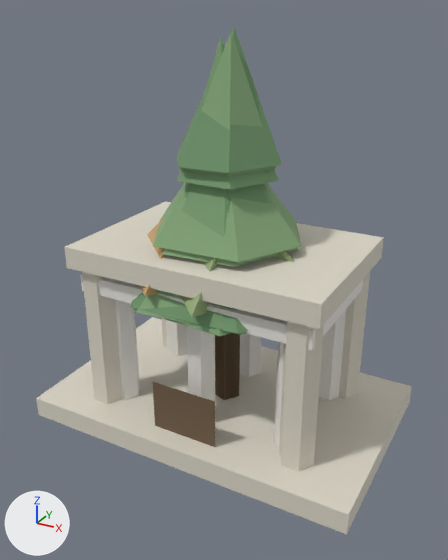
The glTF model public/assets/3d/props/wonder-institutum-0.glb as it was, and as the next commit left it.
One viewpoint serves both versions: a 50 mm lens placed at (0.628, -1.157, 0.934), pointed at (0.01, -0.034, 0.372). Every picture has the same lights, and +X, +Y and +Z are marked at lower left. The first picture is the older version.

The first picture shows 'forest-deciduous-0', 'forest-deciduous-1', 'forest-pine-0', 'forest-pine-1', 'forest-pine-2', 'wonder-bibliotheca-0', 'wonder-institutum-0'.
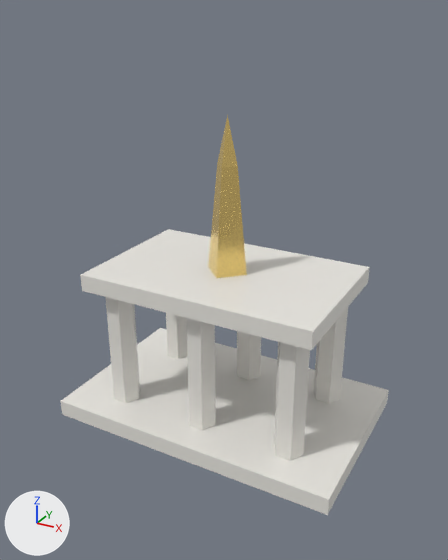
Pixel boxes [x1, y1, x2, y2] of what changed, in the pictures (448 x 560 px):
'wonder-bibliotheca-0', deleted: before [36, 202, 412, 534]
    faces in mat_wb_stone (pale yellow #ddd7c8): [36, 202, 412, 534]
    faces in mat_wb_door (brown #61503f): [153, 382, 215, 447]
'forest-pine-1', deleted: before [136, 32, 301, 399]
    faces in mat_fp_can_1 (green #81a276): [136, 32, 301, 335]
    faces in mat_fp_trunk_1 (brown #7c654b): [215, 334, 240, 399]
'forest-pine-2', deleted: before [130, 26, 282, 400]
    faces in mat_fp_can_2 (green #6c9069): [130, 26, 282, 334]
    faces in mat_fp_trunk_2 (brown #7c654b): [215, 333, 240, 400]
'forest-pine-0', deleted (mostly hidden): before [133, 36, 279, 399]
    faces in mat_fp_can_0 (green #76996f): [133, 36, 279, 336]
    faces in mat_fp_trunk_0 (brown #7c654b): [215, 335, 240, 399]
'forest-deciduous-0', deleted (mostly hidden): before [182, 251, 294, 397]
    faces in mat_fd_can_0 (green #95ad7c): [182, 251, 294, 317]
'forest-deciduous-1', deleted (mostly hidden): before [141, 218, 240, 397]
    faces in mat_fd_can_1 (brown #c4a06c): [141, 218, 203, 301]
'wonder-institutum-0', unchanged, uncovered by the edit: before [80, 274, 363, 453]; after [60, 115, 389, 515]

What the commit changed:
Object 'forest-pine-0' (ob_forest_pine_0) is deleted.
Object 'forest-pine-1' (ob_forest_pine_1) is deleted.
Object 'forest-pine-2' (ob_forest_pine_2) is deleted.
Object 'forest-deciduous-0' (ob_forest_deciduous_0) is deleted.
Object 'forest-deciduous-1' (ob_forest_deciduous_1) is deleted.
Object 'wonder-bibliotheca-0' (ob_wonder_bibliotheca_0) is deleted.
